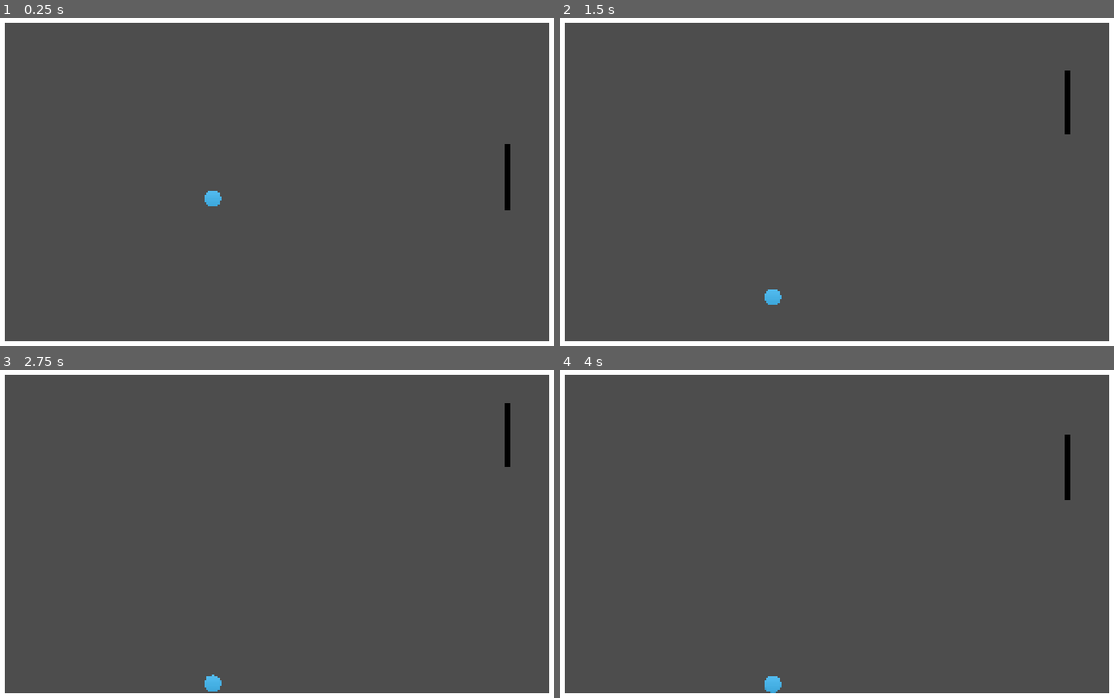
Above: before the commit, frames 1-4 (two rows, left to right).
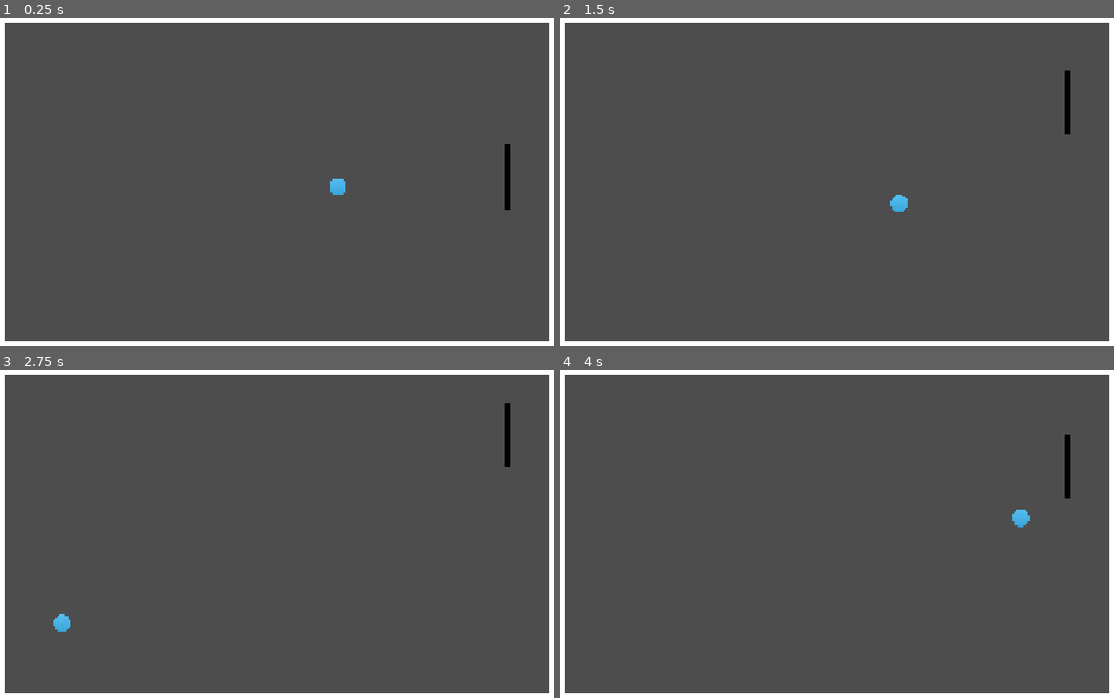
Above: after the commit, the same moments.

Repository: EmberDragons/Blobing
Game: Godot game, scene res://scenes/main.tscn
Same seed, same stepped clock (60 frames per second), same inputs: the game is played once before the commit and once after it.
Inputs:
- Up to frame 1 (0.25 s): no input
- Up to frame 2 (1.5 s): hold Up (ui_up) 0.53-1.28 s; hold Down (ui_down) from 1.28 s (still down)
- Up to frame 3 (2.75 s): release Down (ui_down) at 2.03 s; hold Up (ui_up) from 2.03 s (still down)
- Up to frame 4 (4 s): release Up (ui_up) at 3.53 s; hold Down (ui_down) from 3.53 s (still down)

The runs differ from the first frame. In frame 1, 0.2% of the frame differs, in the area x 36-63%, y 49-58%; in frame 2, 0.3%; in frame 3, 0.3%; in frame 4, 0.3%, in the area x 36-93%, y 39-99%.

Commit message:
rebonds et fonction du joueur bon

Diff:
--- a/new-game-project/gameObject/ball.tscn
+++ b/new-game-project/gameObject/ball.tscn
@@ -3,11 +3,21 @@
 [ext_resource type="Texture2D" uid="uid://dybml1h66pau1" path="res://Custom-Icon-Design-Flatastic-6-Circle.512.png" id="1_iwm4c"]
 [ext_resource type="Script" uid="uid://6qqhiuadsbod" path="res://scripts/slime/main.gd" id="1_johoh"]
 
+[sub_resource type="PhysicsMaterial" id="PhysicsMaterial_johoh"]
+friction = 0.0
+bounce = 0.8
+
 [sub_resource type="CircleShape2D" id="CircleShape2D_kq4oe"]
-radius = 25.019993
+radius = 25.0
+
+[sub_resource type="CircleShape2D" id="CircleShape2D_johoh"]
+radius = 28.0
 
 [node name="ball" type="RigidBody2D" unique_id=305138964]
 collision_layer = 3
+collision_mask = 3
+physics_material_override = SubResource("PhysicsMaterial_johoh")
+lock_rotation = true
 script = ExtResource("1_johoh")
 
 [node name="CollisionShape2D" type="CollisionShape2D" parent="." unique_id=1891245437]
@@ -16,3 +26,10 @@
 [node name="sprite" type="Sprite2D" parent="." unique_id=1255753873]
 scale = Vector2(0.1, 0.1)
 texture = ExtResource("1_iwm4c")
+
+[node name="Area2D" type="Area2D" parent="." unique_id=1673206737]
+
+[node name="CollisionShape2D" type="CollisionShape2D" parent="Area2D" unique_id=915537858]
+shape = SubResource("CircleShape2D_johoh")
+
+[connection signal="body_exited" from="Area2D" to="." method="_on_body_collided"]
--- a/new-game-project/gameObject/player.tscn
+++ b/new-game-project/gameObject/player.tscn
@@ -1,13 +1,16 @@
 [gd_scene format=3 uid="uid://dkh2s285bh32u"]
 
-[ext_resource type="Script" uid="uid://wmyah28egj7o" path="res://player.gd" id="1_q4gac"]
+[ext_resource type="Script" uid="uid://wmyah28egj7o" path="res://scripts/player/player.gd" id="1_q4gac"]
 [ext_resource type="Script" uid="uid://cld4gsjxpo13s" path="res://scripts/player/catch.gd" id="1_u3m6w"]
 
 [sub_resource type="RectangleShape2D" id="RectangleShape2D_lfe4j"]
-size = Vector2(20, 192)
+size = Vector2(14, 184)
 
 [sub_resource type="RectangleShape2D" id="RectangleShape2D_kq4oe"]
-size = Vector2(25, 200)
+size = Vector2(18, 192)
+
+[sub_resource type="RectangleShape2D" id="RectangleShape2D_hdlqr"]
+size = Vector2(24, 196)
 
 [node name="playert" type="CharacterBody2D" unique_id=1650298364]
 script = ExtResource("1_q4gac")
@@ -37,6 +40,17 @@
 collision_mask = 2
 
 [node name="CollisionShape2D" type="CollisionShape2D" parent="catch/Area2D" unique_id=1521741338]
+position = Vector2(-6, 0)
 shape = SubResource("RectangleShape2D_kq4oe")
 
-[connection signal="body_entered" from="catch/Area2D" to="catch" method="_on_ball_body_entered"]
+[node name="slime_pos" type="Node2D" parent="catch" unique_id=1062455357]
+position = Vector2(-78, 0)
+
+[node name="collision slime" type="StaticBody2D" parent="." unique_id=1703185376]
+collision_layer = 2
+collision_mask = 2
+
+[node name="CollisionShape2D" type="CollisionShape2D" parent="collision slime" unique_id=866308646]
+shape = SubResource("RectangleShape2D_hdlqr")
+
+[connection signal="body_exited" from="catch/Area2D" to="catch" method="_on_ball_touch"]
--- a/new-game-project/scenes/main.tscn
+++ b/new-game-project/scenes/main.tscn
@@ -2,10 +2,6 @@
 
 [ext_resource type="PackedScene" uid="uid://dkh2s285bh32u" path="res://gameObject/player.tscn" id="1_o5qli"]
 [ext_resource type="PackedScene" uid="uid://np0npwj27ru4" path="res://gameObject/ball.tscn" id="2_0wfyh"]
-
-[sub_resource type="PhysicsMaterial" id="PhysicsMaterial_0wfyh"]
-friction = 0.55
-bounce = 0.52
 
 [sub_resource type="WorldBoundaryShape2D" id="WorldBoundaryShape2D_sugp2"]
 normal = Vector2(1, 0)
@@ -22,8 +18,6 @@
 position = Vector2(732, 0)
 
 [node name="ball" parent="." unique_id=305138964 instance=ExtResource("2_0wfyh")]
-position = Vector2(-142, 35)
-physics_material_override = SubResource("PhysicsMaterial_0wfyh")
 
 [node name="cam" type="Camera2D" parent="." unique_id=2026114329]
 
--- a/new-game-project/scripts/player/catch.gd
+++ b/new-game-project/scripts/player/catch.gd
@@ -1,5 +1,8 @@
 extends Node2D
 
+@onready var slime_pos: Node2D = $slime_pos
+
+@export var time_throw : float = 0.5
 
 # Called when the node enters the scene tree for the first time.
 func _ready() -> void:
@@ -11,6 +14,9 @@
 	pass
 
 
-func _on_ball_body_entered(body: Node2D) -> void:
+func _on_ball_touch(body: Node2D) -> void:
 	#we catched a ball
-	body.position
+	if body.has_method("block"):
+		body.block(slime_pos)
+		await get_tree().create_timer(time_throw).timeout
+		body.unblock()
--- a/new-game-project/scripts/player/player.gd
+++ b/new-game-project/scripts/player/player.gd
@@ -3,8 +3,14 @@
 
 var speed = 400.0
 var friction = 900.0
+var pos_x : float
+
+
+func _ready() -> void:
+	pos_x = position.x
 
 func _physics_process(delta: float) -> void:
+	position.x = pos_x
 	# Get the input direction and handle the movement/deceleration.
 	# As good practice, you should replace UI actions with custom gameplay actions.
 	var direction := Input.get_axis("ui_up", "ui_down")
--- a/new-game-project/scripts/slime/main.gd
+++ b/new-game-project/scripts/slime/main.gd
@@ -1,14 +1,41 @@
 extends RigidBody2D
 
 var saved_velocity : Vector2
+var max_velocity : float = 1000
+var mult : float = 1.4
+
+var follow:bool = false
+var object_follow
+
+func _ready() -> void:
+	linear_velocity += Vector2(1000,0)
 
 
+func _process(delta: float) -> void:
+	if follow: following(object_follow)
 
-func block(m_pos) -> void:
+func following(o:Node2D):
+	global_position = o.global_position
+
+func block(pos_follow) -> void:
 	var t = linear_velocity
-	saved_velocity = Vector2(-t.x,t.y)
-	position = m_pos
+	saved_velocity = Vector2(-abs(t.x),t.y)
 	linear_velocity = Vector2.ZERO
 
+	freeze = true
+	follow = true
+	object_follow=pos_follow
+
 func unblock() -> void:
+	follow = false
+	freeze = false
 	linear_velocity = saved_velocity
+	#acceleration
+	linear_velocity = Vector2(min(max_velocity,abs(linear_velocity.x*mult))*(int(linear_velocity.x>0)-0.5)*2,
+	min(max_velocity,abs(linear_velocity.y*mult))*(int(linear_velocity.y>0)-0.5)*2)
+
+
+func _on_body_collided(body: Node) -> void:
+	#acceleration
+	linear_velocity = Vector2(min(max_velocity,abs(linear_velocity.x*mult))*(int(linear_velocity.x>0)-0.5)*2,
+	min(max_velocity,abs(linear_velocity.y*mult))*(int(linear_velocity.y>0)-0.5)*2)
